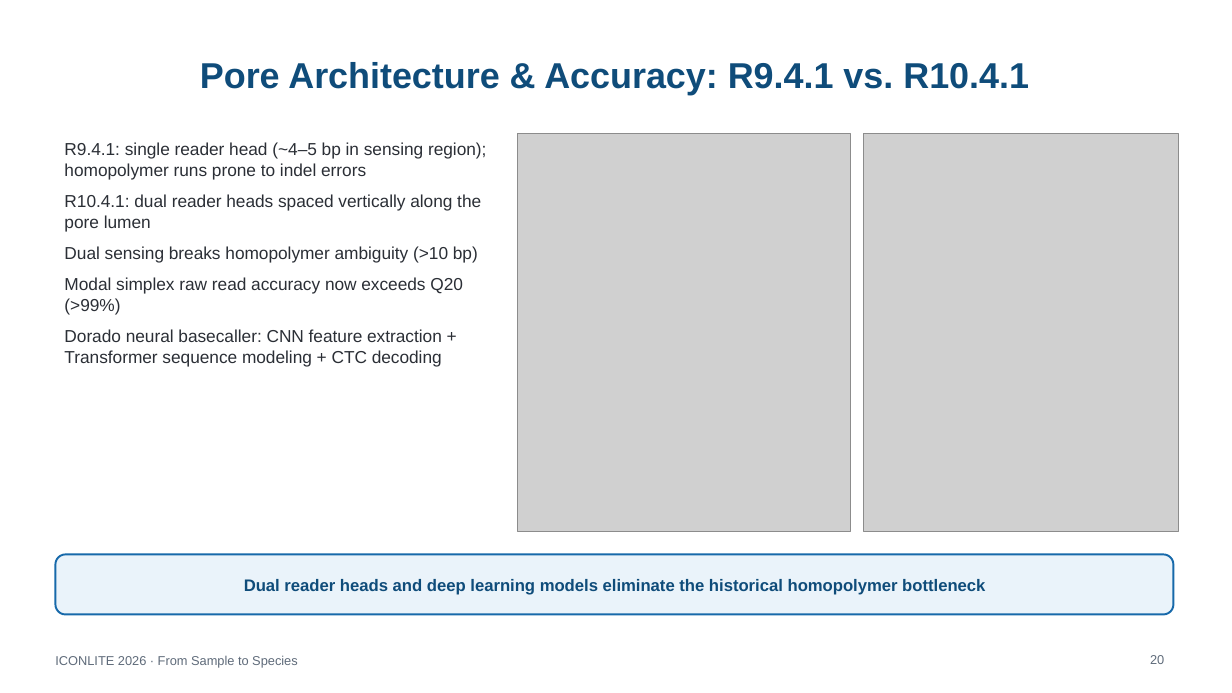
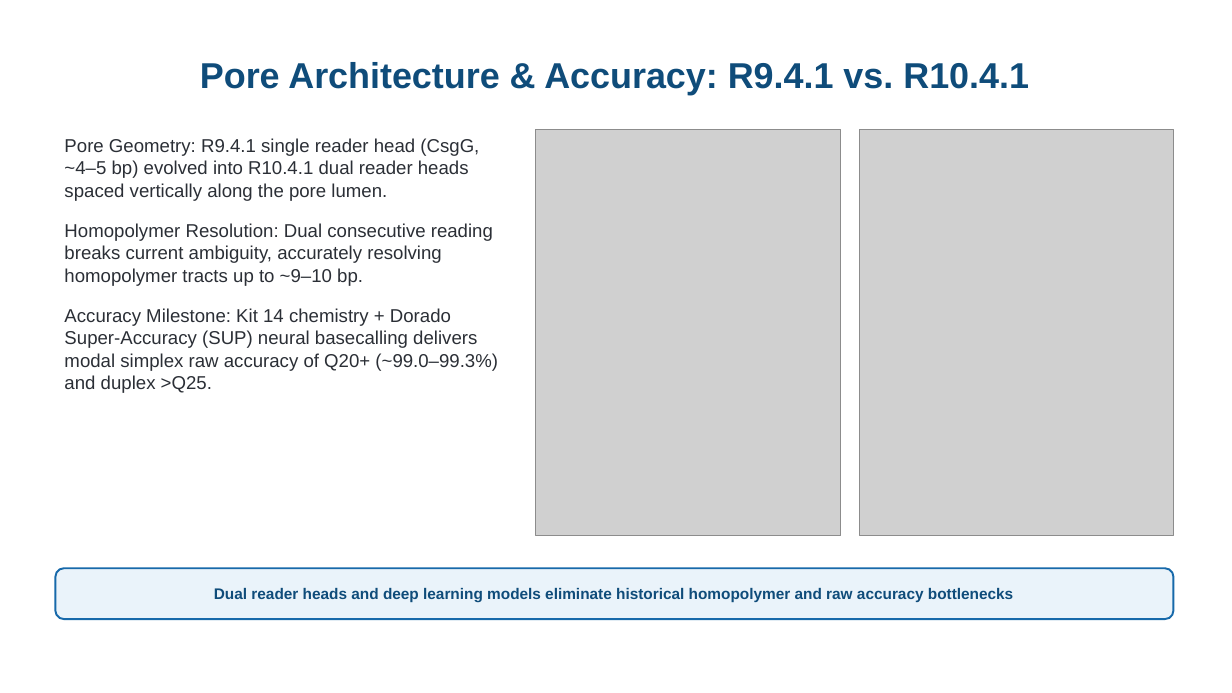
Before and after one commit to WhyAdr/ICONLITE-2026, a slide deck: slide 20 of ICONLITE_ONT_Amplicon_Sequencing_Workshop.pptx. Drawn at 1232x693 pixels with LibreOffice and Linux fonts; fonts in the diff are those of the drawing; grey boxes stand for pictures. Boxes give left, top, right and bottom in pixels: in the first picture for what was removed or moved away, otherwise in the second. Text is boxed around its words. In the diff, an @@ line names an element or a change of style, - is before the commit and + after.

```diff
--- a/ICONLITE_ONT_Amplicon_Sequencing_Workshop.pptx
+++ b/ICONLITE_ONT_Amplicon_Sequencing_Workshop.pptx
@@ text at box(64, 138, 498, 393): text changed; size 13.5 to 14.5 pt @@
-R9.4.1: single reader head (~4–5 bp in sensing region); homopolymer runs prone to indel errors
-R10.4.1: dual reader heads spaced vertically along the pore lumen
-Dual sensing breaks homopolymer ambiguity (>10 bp)
-Modal simplex raw read accuracy now exceeds Q20 (>99%)
-Dorado neural basecaller: CNN feature extraction + Transformer sequence modeling + CTC decoding
+Pore Geometry: R9.4.1 single reader head (CsgG, ~4–5 bp) evolved into R10.4.1 dual reader heads spaced vertically along the pore lumen.
+Homopolymer Resolution: Dual consecutive reading breaks current ambiguity, accurately resolving homopolymer tracts up to ~9–10 bp.
+Accuracy Milestone: Kit 14 chemistry + Dorado Super-Accuracy (SUP) neural basecalling delivers modal simplex raw accuracy of Q20+ (~99.0–99.3%) and duplex >Q25.
@@ picture: place and size @@
-picture at box(518, 134, 850, 531)
+picture at box(536, 129, 841, 536)
@@ picture: place and size @@
-picture at box(864, 134, 1178, 531)
+picture at box(860, 129, 1174, 536)
@@ rounded rectangle "Dual reader heads and deep ...": place and size @@
-rounded rectangle "Dual reader heads and deep ..." at box(55, 555, 1174, 615)
+rounded rectangle "Dual reader heads and deep ..." at box(55, 568, 1174, 619)
@@ text in rounded rectangle at box(214, 588, 1013, 603): text changed; size 13 to 12 pt @@
-Dual reader heads and deep learning models eliminate the historical homopolymer bottleneck
+Dual reader heads and deep learning models eliminate historical homopolymer and raw accuracy bottlenecks
@@ text removed at box(55, 655, 298, 668) @@
-ICONLITE 2026 · From Sample to Species
@@ page number removed at box(1150, 655, 1164, 664) @@
-20
```
Also in this commit, not shown: 21 other slides changed, 1 slide added, 1 slide removed, 18 other files.
